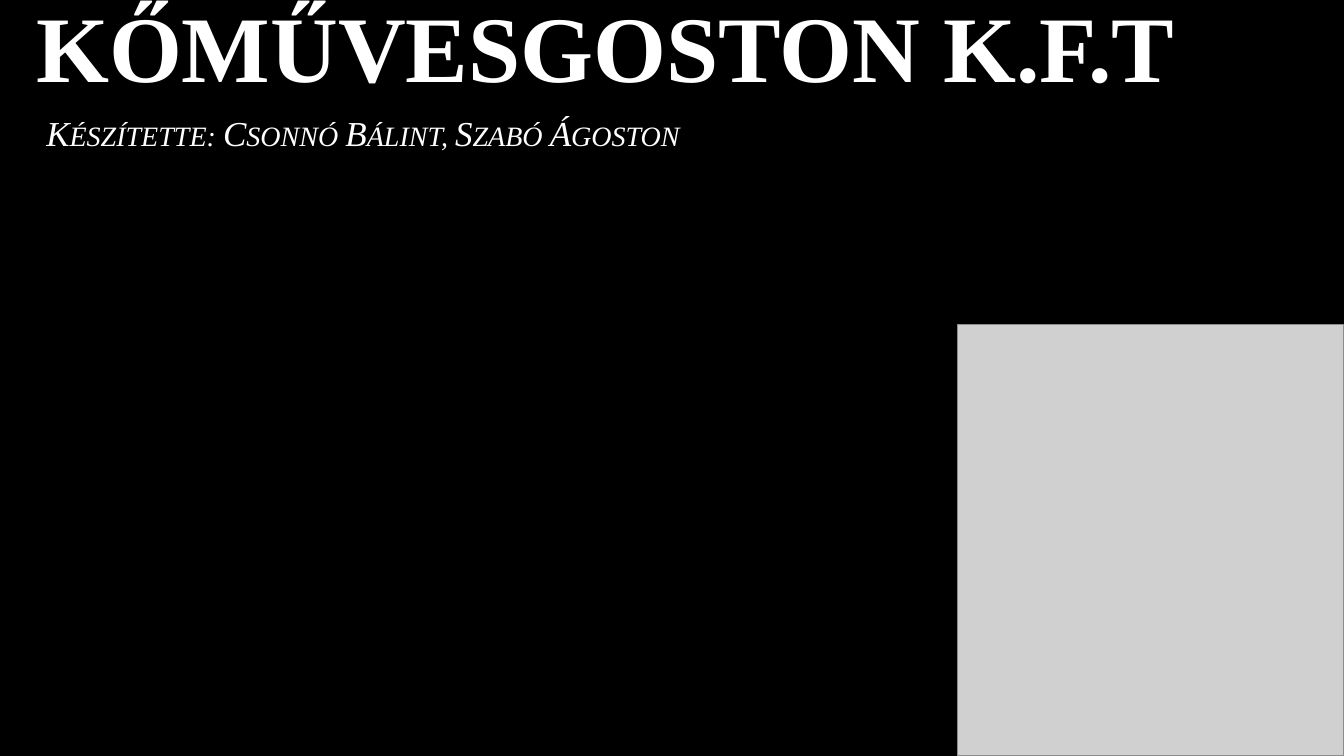
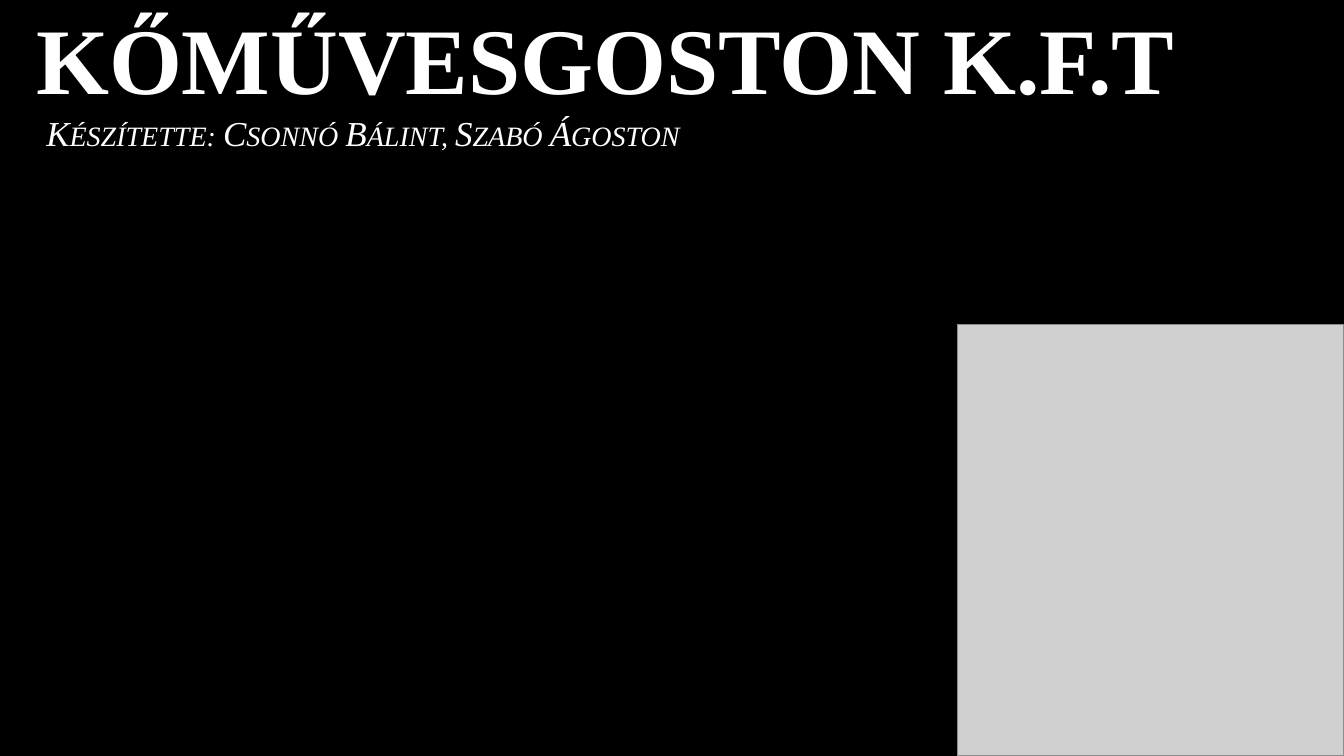
Before and after one commit to 24cAgoston/K-m-ves, a slide deck: slide 1 of prezentacio.pptx. Drawn at 1344x756 pixels with LibreOffice and Linux fonts; fonts in the diff are those of the drawing; grey boxes stand for pictures; background and template pictures are left out. Boxes give left, top, right and bottom in pixels: in the first picture for what was removed or moved away, otherwise in the second. Text is boxed around its words. In the diff, an @@ line names an element or a change of style, - is before the commit and + after.

```diff
--- a/prezentacio.pptx
+++ b/prezentacio.pptx
@@ title "KŐMŰVESGOSTON K.F.T" moved from (x1=36, y1=9, x2=1174, y2=84) to (x1=36, y1=21, x2=1174, y2=96) @@
```
Also in this commit, not shown: 1 other slide changed, 4 slides added, 7 other files.
